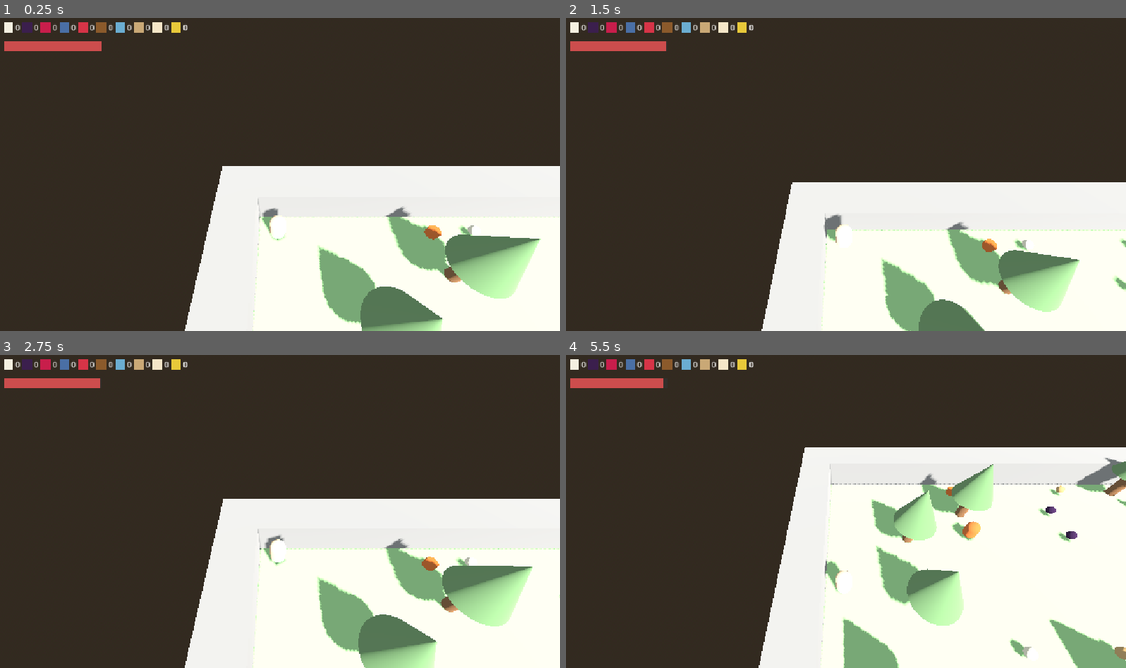
Above: before the commit, frames 1-4 (two rows, left to right).
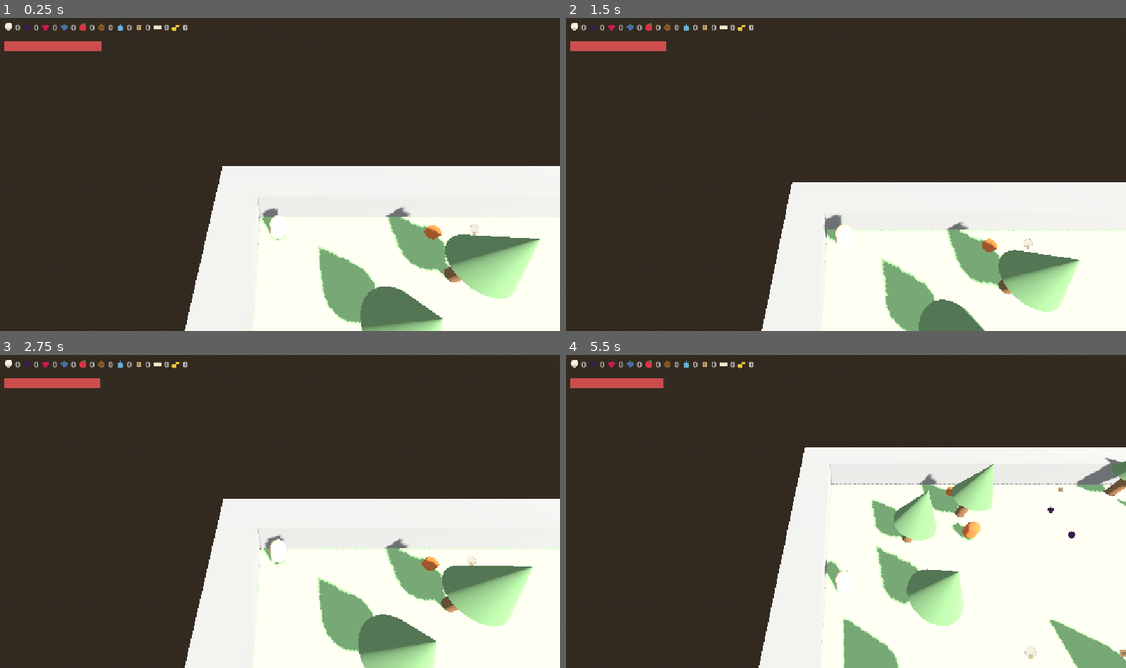
Above: after the commit, the same moments.

Repository: sirdik/zola-game-1
Game: Godot game, scene res://game/world/Forest.tscn
Two runs of this game, one before a commit and one after it. Both use one fixed random seed, a clock stepped at 60 frames per second and the inputs below.
Inputs:
- Up to frame 1 (0.25 s): no input
- Up to frame 2 (1.5 s): tap Enter (p1_action) at 0.5, 0.6, 1.35 s; hold Up (p1_move_forward) 0.53-1.28 s; tap Space (p1_jump) at 0.77 s; hold Down (p1_move_back) from 1.28 s (still down)
- Up to frame 3 (2.75 s): tap Space (p1_jump) at 1.52 s; release Down (p1_move_back) at 2.03 s; hold Up (p1_move_forward) from 2.03 s (still down); tap Enter (p1_action) at 2.1 s
- Up to frame 4 (5.5 s): tap Enter (p1_action) every 0.75 s from 2.85 to 5.1 s; tap Space (p1_jump) at 3.02, 3.77, 4.52 s; release Up (p1_move_forward) at 3.53 s; hold Down (p1_move_back) from 3.53 s (still down)

The runs differ from the first frame. In frame 1, 0.5% of the frame differs, in the area x 0-86%, y 1-70%; in frame 2, 0.6%; in frame 3, 0.5%; in frame 4, 0.9%, in the area x 0-100%, y 1-98%.

Commit message:
Add procedurally generated icons for items and pickups
Replace plain colored-sphere pickups and colored-square HUD swatches
with small generated icon textures (game/theme/icon_generator.gd) so
kids can actually tell items apart at a glance — a mushroom, a berry,
an apple, a nut, a water droplet, a block, a scroll (blueprint), and a
horn each get a distinct simple shape drawn from a new "icon" field in
items.json (defaults to a plain circle if omitted). Pickup.tscn swaps
its MeshInstance3D/SphereMesh for a billboarded Sprite3D so the icon
renders flat and always faces the camera.

Co-Authored-By: Claude Sonnet 5 <noreply@anthropic.com>
Claude-Session: https://claude.ai/code/session_014rTmxJaND9vaABnW6Byv9U

Diff:
--- a/data/items.json
+++ b/data/items.json
@@ -1,14 +1,14 @@
 {
   "items": [
-    { "id": "mushroom", "name": "Houba", "map_char": "m", "color": "#F5F0E1", "energy_raw": 3 },
-    { "id": "blackberry", "name": "Ostružina", "map_char": "b", "color": "#3B1F4D", "energy_raw": 3 },
-    { "id": "raspberry", "name": "Malina", "map_char": "r", "color": "#C81E4B", "energy_raw": 3 },
-    { "id": "blueberry", "name": "Borůvka", "map_char": "u", "color": "#4A6FA5", "energy_raw": 3 },
-    { "id": "apple", "name": "Jablko", "map_char": "a", "color": "#D63447", "energy_raw": 3 },
-    { "id": "hazelnut", "name": "Oříšek", "map_char": "n", "color": "#8B5A2B", "energy_raw": 3 },
-    { "id": "water", "name": "Voda", "map_char": "~", "color": "#6BADD1", "energy_raw": 1 },
-    { "id": "block", "name": "Kostička", "map_char": "k", "color": "#C9A876", "energy_raw": 0, "edible": false },
-    { "id": "blueprint_house", "name": "Plánek domečku", "map_char": "H", "color": "#F5E6C8", "energy_raw": 0, "edible": false, "unlocks_building": "house" },
-    { "id": "horn", "name": "Klakson", "map_char": "!", "color": "#E8C93A", "energy_raw": 0, "edible": false }
+    { "id": "mushroom", "name": "Houba", "map_char": "m", "color": "#F5F0E1", "energy_raw": 3, "icon": "mushroom" },
+    { "id": "blackberry", "name": "Ostružina", "map_char": "b", "color": "#3B1F4D", "energy_raw": 3, "icon": "berry" },
+    { "id": "raspberry", "name": "Malina", "map_char": "r", "color": "#C81E4B", "energy_raw": 3, "icon": "berry" },
+    { "id": "blueberry", "name": "Borůvka", "map_char": "u", "color": "#4A6FA5", "energy_raw": 3, "icon": "berry" },
+    { "id": "apple", "name": "Jablko", "map_char": "a", "color": "#D63447", "energy_raw": 3, "icon": "apple" },
+    { "id": "hazelnut", "name": "Oříšek", "map_char": "n", "color": "#8B5A2B", "energy_raw": 3, "icon": "nut" },
+    { "id": "water", "name": "Voda", "map_char": "~", "color": "#6BADD1", "energy_raw": 1, "icon": "droplet" },
+    { "id": "block", "name": "Kostička", "map_char": "k", "color": "#C9A876", "energy_raw": 0, "edible": false, "icon": "cube" },
+    { "id": "blueprint_house", "name": "Plánek domečku", "map_char": "H", "color": "#F5E6C8", "energy_raw": 0, "edible": false, "unlocks_building": "house", "icon": "scroll" },
+    { "id": "horn", "name": "Klakson", "map_char": "!", "color": "#E8C93A", "energy_raw": 0, "edible": false, "icon": "horn" }
   ]
 }
--- a/game/pickups/Pickup.tscn
+++ b/game/pickups/Pickup.tscn
@@ -1,13 +1,9 @@
-[gd_scene load_steps=4 format=3]
+[gd_scene load_steps=3 format=3]
 
 [ext_resource type="Script" path="res://game/pickups/pickup.gd" id="1_pickup"]
 
 [sub_resource type="SphereShape3D" id="SphereShape_1"]
 radius = 0.4
-
-[sub_resource type="SphereMesh" id="SphereMesh_1"]
-radius = 0.25
-height = 0.5
 
 [node name="Pickup" type="Area3D"]
 script = ExtResource("1_pickup")
@@ -16,6 +12,7 @@
 position = Vector3(0, 0.4, 0)
 shape = SubResource("SphereShape_1")
 
-[node name="MeshInstance3D" type="MeshInstance3D" parent="."]
+[node name="Sprite3D" type="Sprite3D" parent="."]
 position = Vector3(0, 0.4, 0)
-mesh = SubResource("SphereMesh_1")
+billboard = 1
+pixel_size = 0.02
--- /dev/null
+++ b/game/theme/icon_generator.gd
@@ -0,0 +1,57 @@
+extends RefCounted
+
+const SIZE := 32
+
+static func generate(icon_name: String, base_color: Color) -> ImageTexture:
+	var image := Image.create(SIZE, SIZE, false, Image.FORMAT_RGBA8)
+	image.fill(Color(0, 0, 0, 0))
+	match icon_name:
+		"mushroom":
+			_draw_circle(image, Vector2(16, 13), 12, base_color)
+			_draw_rect(image, 12, 18, 8, 10, Color(0.85, 0.78, 0.63))
+		"berry":
+			_draw_circle(image, Vector2(12, 14), 7, base_color)
+			_draw_circle(image, Vector2(20, 14), 7, base_color)
+			_draw_circle(image, Vector2(16, 20), 7, base_color)
+			_draw_rect(image, 15, 4, 2, 4, Color(0.29, 0.48, 0.23))
+		"apple":
+			_draw_circle(image, Vector2(16, 17), 12, base_color)
+			_draw_rect(image, 15, 3, 3, 6, Color(0.35, 0.23, 0.13))
+			_draw_circle(image, Vector2(21, 6), 3, Color(0.29, 0.6, 0.23))
+		"nut":
+			_draw_circle(image, Vector2(16, 17), 11, base_color)
+			_draw_rect(image, 6, 16, 20, 2, base_color.darkened(0.3))
+		"droplet":
+			_draw_rect(image, 13, 6, 6, 14, base_color)
+			_draw_circle(image, Vector2(16, 20), 10, base_color)
+		"cube":
+			_draw_rect(image, 8, 8, 16, 16, base_color)
+			_draw_rect(image, 12, 12, 8, 8, base_color.darkened(0.25))
+		"scroll":
+			_draw_rect(image, 4, 10, 24, 12, base_color)
+			_draw_rect(image, 8, 14, 16, 1, base_color.darkened(0.4))
+			_draw_rect(image, 8, 18, 16, 1, base_color.darkened(0.4))
+		"horn":
+			_draw_circle(image, Vector2(10, 22), 8, base_color)
+			_draw_rect(image, 14, 8, 14, 8, base_color)
+			_draw_circle(image, Vector2(26, 10), 3, base_color)
+		_:
+			_draw_circle(image, Vector2(16, 16), 12, base_color)
+	return ImageTexture.create_from_image(image)
+
+static func _draw_circle(image: Image, center: Vector2, radius: float, color: Color) -> void:
+	var min_x := int(max(0, center.x - radius))
+	var max_x := int(min(SIZE - 1, center.x + radius))
+	var min_y := int(max(0, center.y - radius))
+	var max_y := int(min(SIZE - 1, center.y + radius))
+	for y in range(min_y, max_y + 1):
+		for x in range(min_x, max_x + 1):
+			if Vector2(x + 0.5, y + 0.5).distance_to(center) <= radius:
+				image.set_pixel(x, y, color)
+
+static func _draw_rect(image: Image, x: int, y: int, w: int, h: int, color: Color) -> void:
+	var max_x := mini(SIZE, x + w)
+	var max_y := mini(SIZE, y + h)
+	for py in range(maxi(0, y), max_y):
+		for px in range(maxi(0, x), max_x):
+			image.set_pixel(px, py, color)
--- a/game/ui/hud.gd
+++ b/game/ui/hud.gd
@@ -1,4 +1,6 @@
 extends CanvasLayer
+
+const IconGenerator := preload("res://game/theme/icon_generator.gd")
 
 const ENERGY_BAR_WIDTH := 200.0
 
@@ -24,9 +26,11 @@
 		var row := HBoxContainer.new()
 		resource_bar.add_child(row)
 
-		var icon := ColorRect.new()
+		var icon := TextureRect.new()
 		icon.custom_minimum_size = Vector2(20, 20)
-		icon.color = Color.html(item_data["color"])
+		icon.texture = IconGenerator.generate(item_data.get("icon", "circle"), Color.html(item_data["color"]))
+		icon.expand_mode = TextureRect.EXPAND_IGNORE_SIZE
+		icon.stretch_mode = TextureRect.STRETCH_KEEP_ASPECT_CENTERED
 		row.add_child(icon)
 
 		var label := Label.new()
--- a/game/world/level_loader.gd
+++ b/game/world/level_loader.gd
@@ -7,6 +7,7 @@
 const CampfireScript := preload("res://game/cooking/campfire.gd")
 const BuildSiteScript := preload("res://game/building/build_site.gd")
 const AnimalScript := preload("res://game/animals/animal.gd")
+const IconGenerator := preload("res://game/theme/icon_generator.gd")
 
 const TILE_SIZE := 2.0
 const SKIP_CHARS := "0123456789 "
@@ -219,10 +220,8 @@
 	pickup.item_id = item_data["id"]
 	pickup.position = pos
 	add_child(pickup)
-	var mesh_instance: MeshInstance3D = pickup.get_node("MeshInstance3D")
-	var material := StandardMaterial3D.new()
-	material.albedo_color = Color.html(item_data["color"])
-	mesh_instance.material_override = material
+	var sprite: Sprite3D = pickup.get_node("Sprite3D")
+	sprite.texture = IconGenerator.generate(item_data.get("icon", "circle"), Color.html(item_data["color"]))
 
 func _spawn_campfire(pos: Vector3) -> void:
 	var area := Area3D.new()
Not shown, added: game/animals/animal.gd.uid
Not shown, added: game/autoload/animals.gd.uid
